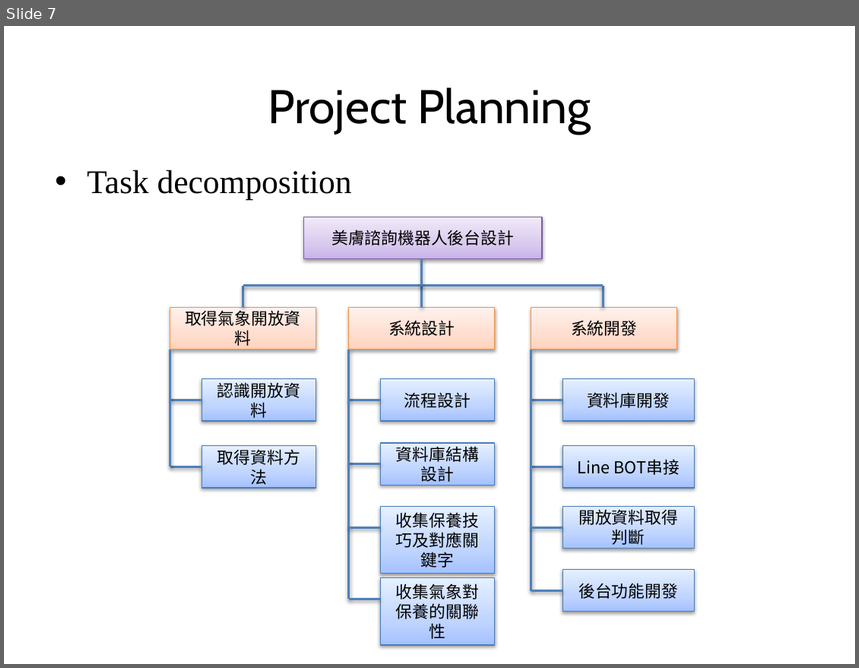
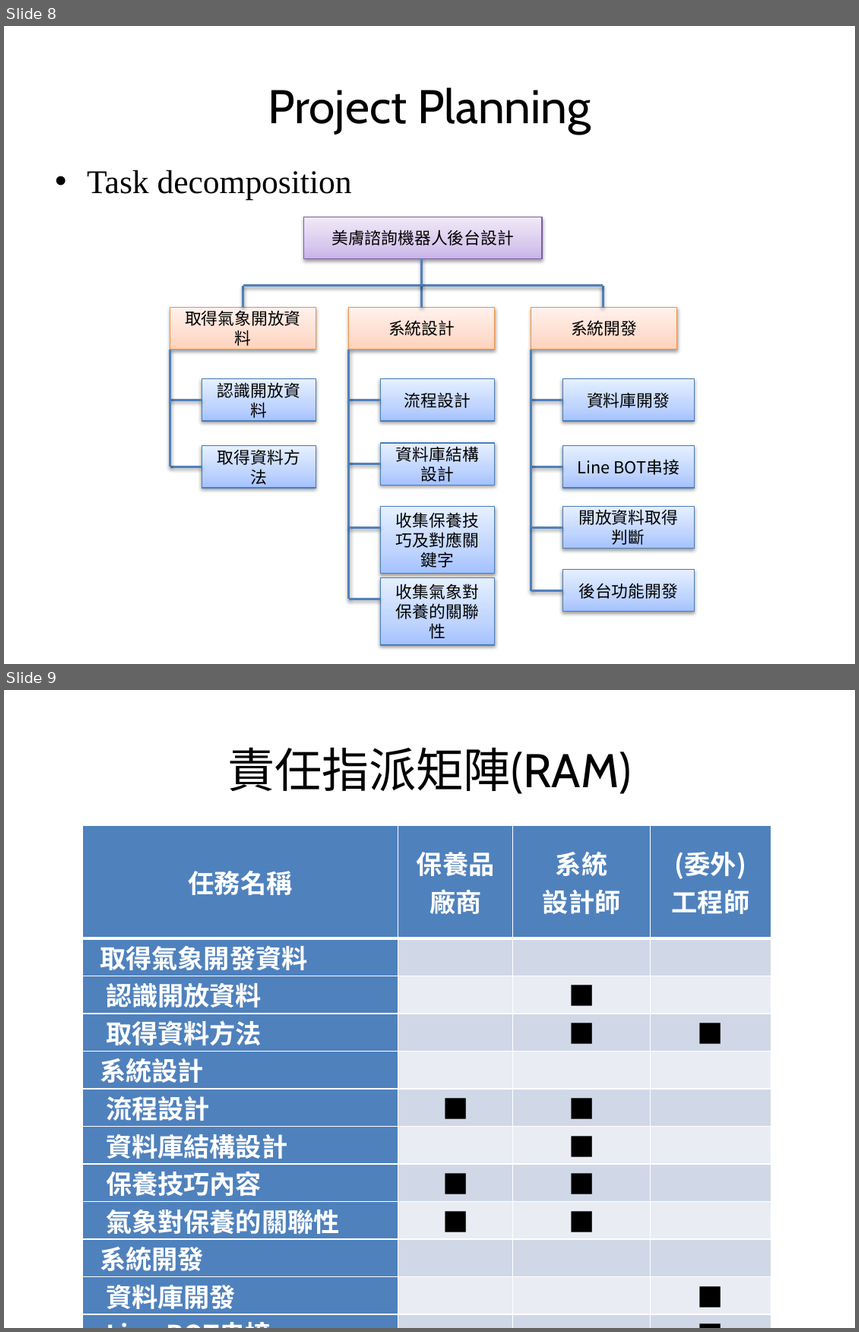
Before and after one commit to poan0627/108_SM_Team4, a slide deck: 軟體品質管理期中專案報告_team4.pptx. Shown one above the other, each under a label of ours: slide 7 before the commit, slides 8 and 9 after it. The pictures are 859x668 and 859x1332 pixels, drawn with LibreOffice and Linux fonts; fonts in the diff are those of the drawing. Boxes give left, top, right and bottom in pixels: in the first picture for what was removed or moved away, otherwise in the second. Text is boxed around its words. In the diff, an @@ line names an element or a change of style, - is before the commit and + after.

```diff
--- a/軟體品質管理期中專案報告_team4.pptx
+++ b/軟體品質管理期中專案報告_team4.pptx
@@ slide 9 added at (4,690,855,1328), background #FFFFFF @@
@@ title added at (227,747,632,794), 40 pt, text #000000 @@
+責任指派矩陣(RAM)
@@ table added at (82,825,772,1312), 14 rows, 4 columns @@
+任務名稱 | 保養品廠商 | 系統 / 設計師 | (委外) / 工程師
+取得氣象開發資料 |  |  | 
+認識開放資料 |  | ■ | 
+取得資料方法 |  | ■ | ■
+系統設計 |  |  | 
+流程設計 | ■ | ■ | 
+資料庫結構設計 |  | ■ | 
+保養技巧內容 | ■ | ■ | 
+氣象對保養的關聯性 | ■ | ■ | 
+系統開發 |  |  | 
+資料庫開發 |  |  | ■
+Line BOT串接 |  |  | ■
+開放資料取得判斷 |  |  | ■
+後台功能開發 |  |  | ■
@@ what was slide 7 is now slide 8 @@
```
Also in this commit, not shown: 1 slide changed, 1 other slide added.
